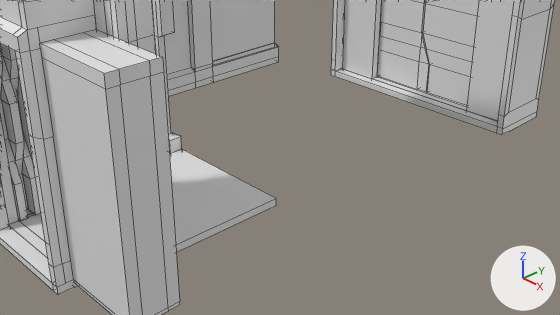
The Blender file Prefab/prefab.blend, before and after one commit.
Rendered twice from the file's camera 'Camera'. The lights are fixed; the arrows at lower right show +X, +Y and +Z. The picture after the commit comes second. Mesh edges are drawn as thin lines.

Script lines for the objects in view, before the commit:
```python
me_cube_011 = bpy.data.meshes.new('Cube.011')
me_cube_011.from_pydata(...)  # a box spanning x -1.0..1.0, y -1.0..1.0, z -1.0..1.0
me_cube_027 = bpy.data.meshes.new('Cube.027')
me_cube_027.from_pydata(...)  # 42 vertices, 42 faces; spans x -1.2..-1.0, y -0.2..0.2, z -1.0..79.0
me_cube_028 = bpy.data.meshes.new('Cube.028')
me_cube_028.from_pydata(...)  # 43 vertices, 40 faces; spans x -0.1..0.1, y -0.1..0.1, z 0.0..80.0
ob_co4 = bpy.data.objects.new('CO4', me_cube_028)
ob_co4.location = (-1.113, -1.1, -0.05)
ob_co4.scale = (1.0, 1.0, 0.05)
ob_f2x2 = bpy.data.objects.new('F2x2', me_cube_011)
ob_f2x2.location = (0.0, -2.0, 0.0)
ob_f2x2.scale = (1.0, 1.0, 0.05)
ob_j4a = bpy.data.objects.new('J4A', me_cube_027)
ob_j4a.location = (-2.0, 1.0, 0.0)
ob_j4a.rotation_euler = (0.0, 0.0, 6.283)  # degrees (0, 0, 360)
ob_j4a.scale = (1.0, 1.0, 0.05)
# also in view: 'DRA' at (0.45, 3.5, 1.31); 'DLA' at (-0.45, 3.5, 1.31); 'W2x4' at (-3.1, 0.0, 1.95); 'DLA.001' at (-1.25, -3.5, 1.31); 'Through 2x2x4' at (0.0, -3.5, 1.95)
```
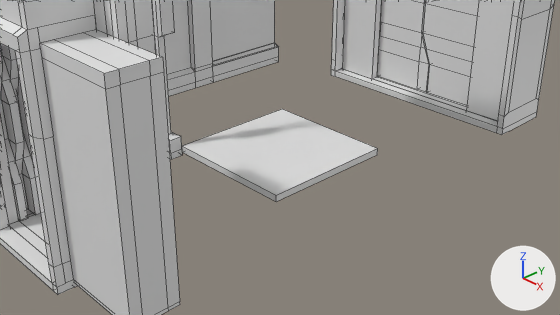
Where the newer file only moved an object's origin or applied its transform, the numbers keep the older frame.

Diff of the bpy script that builds the scene:
```diff
--- a/Prefab/prefab.blend.py
+++ b/Prefab/prefab.blend.py
@@ me_cube_011 @@
 # used by ob_f2x2; location = (0.0, -2.0, 0.0); scale = (1.0, 1.0, 0.05)
-me_cube_011.from_pydata(...)  # 8 vertices, 6 faces; spans x -1.0..1.0, y -1.0..1.0, z -1.0..1.0
+me_cube_011.from_pydata(...)  # 8 vertices, 6 faces; spans x -1.0..1.0, y 1.0..3.0, z 0.0..2.0
+# me_cube_011 part 1: the whole mesh is moved by (0.0, 2.0, 1.0)
```

Where the change shows, as pixel boxes [x1, y1, x2, y2] in the pictures (560 x 315 px):
'F2x2', moved
    before: [170, 149, 276, 252]
    after: [182, 109, 378, 202]
